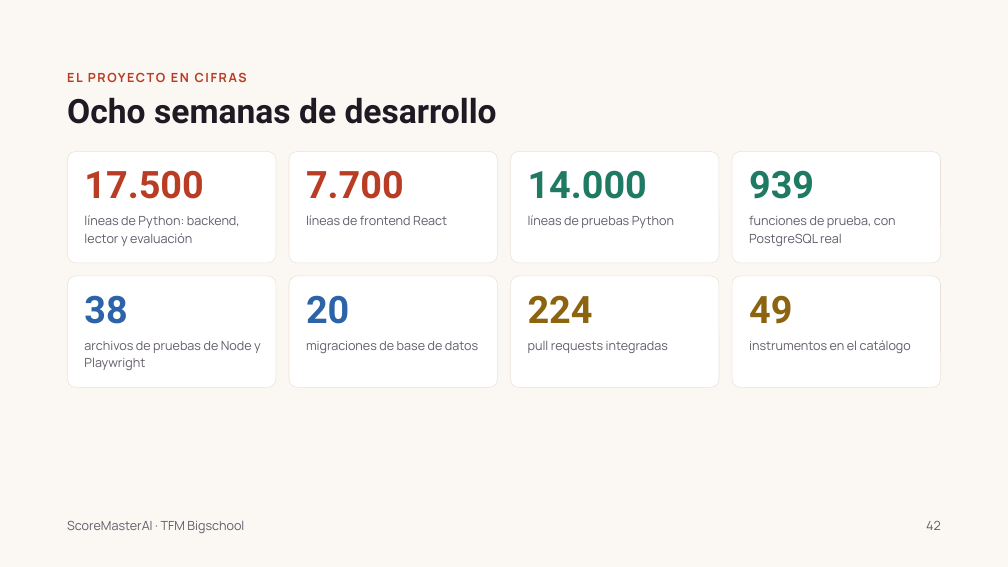
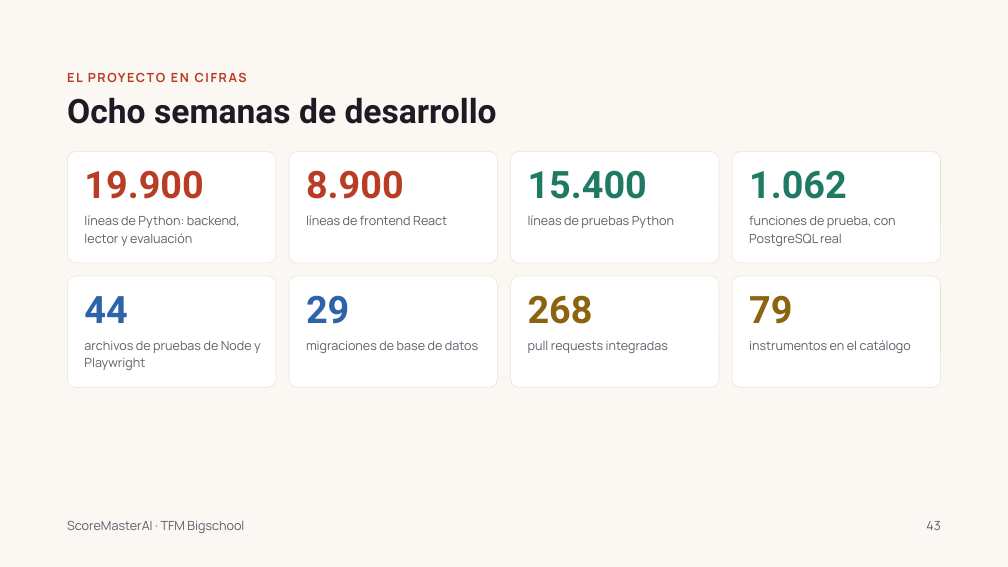
Before and after one commit to monicamorenogomez76/scoremaster-ai, a slide deck: slide 43 of docs/ScoreMasterAI · TFM.pptx (slide 42 before the commit). Drawn at 1008x567 pixels with LibreOffice and Linux fonts; fonts in the diff are those of the drawing. Boxes give left, top, right and bottom in pixels: in the first picture for what was removed or moved away, otherwise in the second. Text is boxed around its words. In the diff, an @@ line names an element or a change of style, - is before the commit and + after.

```diff
--- a/docs/ScoreMasterAI · TFM.pptx
+++ b/docs/ScoreMasterAI · TFM.pptx
@@ text at (84,170,203,199): text changed @@
-17.500
+19.900
@@ text at (306,170,404,199): text changed @@
-7.700
+8.900
@@ text at (528,170,647,199): text changed @@
-14.000
+15.400
@@ text at (749,170,847,199): text changed @@
-939
+1.062
@@ text at (84,296,127,323): text changed @@
-38
+44
@@ text at (306,295,349,324): text changed @@
-20
+29
@@ text at (528,295,593,324): text changed @@
-224
+268
@@ text at (749,295,792,324): text changed @@
-49
+79
@@ text at (926,521,940,530): text changed @@
-42
+43
```
Also in this commit, not shown: 34 other slides changed, 1 slide added, 3 other files.
